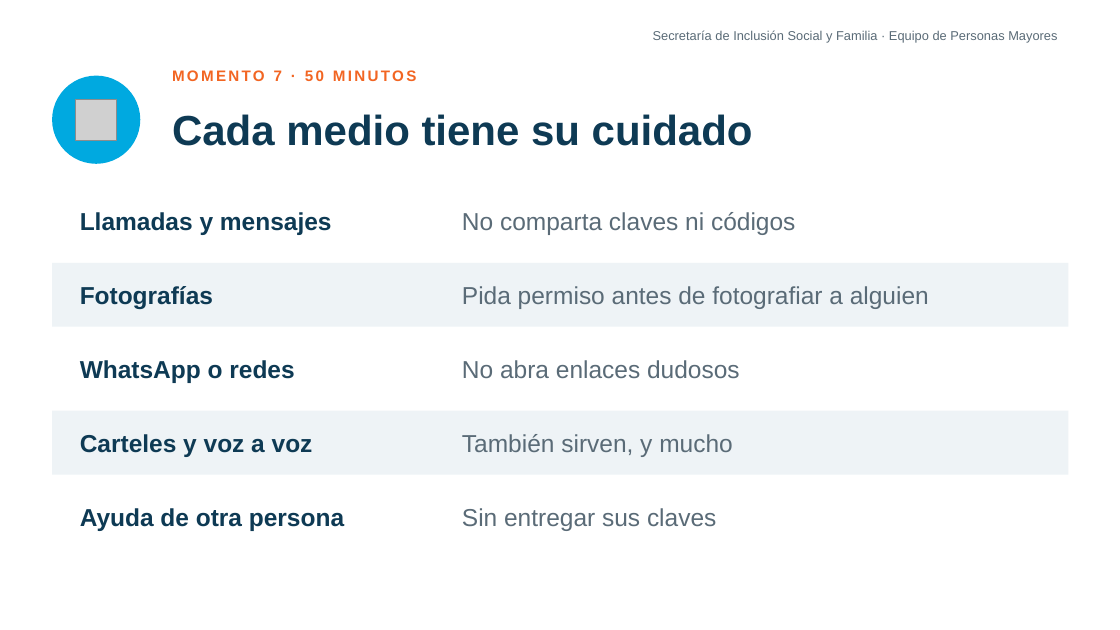
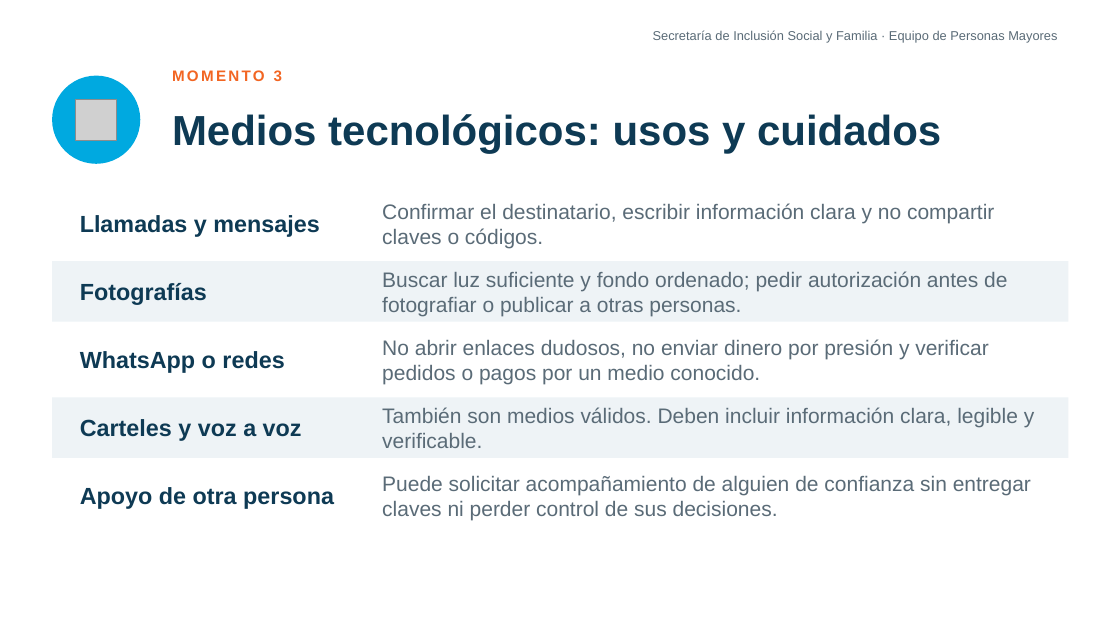
Before and after one commit to alquimia7ia-blip/Alquimia, a slide deck: slide 9 of docs/proyectos/personas-mayores/PPT_Sesion_5_Tecnologia_y_Dinero.pptx (slide 14 before the commit). Drawn at 1120x630 pixels with LibreOffice and Linux fonts; fonts in the diff are those of the drawing; grey boxes stand for pictures. Boxes give left, top, right and bottom in pixels: in the first picture for what was removed or moved away, otherwise in the second. Text is boxed around its words. In the diff, an @@ line names an element or a change of style, - is before the commit and + after.

```diff
--- a/docs/proyectos/personas-mayores/PPT_Sesion_5_Tecnologia_y_Dinero.pptx
+++ b/docs/proyectos/personas-mayores/PPT_Sesion_5_Tecnologia_y_Dinero.pptx
@@ text at [172,70,282,81]: text changed @@
-MOMENTO 7 · 50 MINUTOS
+MOMENTO 3
@@ text at [172,114,941,154]: text changed @@
-Cada medio tiene su cuidado
+Medios tecnológicos: usos y cuidados
@@ rectangle: place and size @@
-rectangle at [52,189,1069,253]
+rectangle at [52,193,1069,254]
@@ text at [382,203,994,248]: text changed; size 21 to 18 pt @@
-No comparta claves ni códigos
+Confirmar el destinatario, escribir información clara y no compartir claves o códigos.
@@ rectangle: place and size @@
-rectangle at [52,263,1069,327]
+rectangle at [52,261,1069,322]
@@ text at [382,271,1007,316]: text changed; size 21 to 18 pt @@
-Pida permiso antes de fotografiar a alguien
+Buscar luz suficiente y fondo ordenado; pedir autorización antes de fotografiar o publicar a otras personas.
@@ rectangle: place and size @@
-rectangle at [52,337,1069,401]
+rectangle at [52,329,1069,390]
@@ text "WhatsApp o redes": place and size @@
-text "WhatsApp o redes" at [80,360,294,383]
+text "WhatsApp o redes" at [80,351,284,373]
@@ text at [382,339,988,385]: text changed; size 21 to 18 pt @@
-No abra enlaces dudosos
+No abrir enlaces dudosos, no enviar dinero por presión y verificar pedidos o pagos por un medio conocido.
@@ rectangle: place and size @@
-rectangle at [52,411,1069,475]
+rectangle at [52,397,1069,458]
@@ size 21 to 20 pt in 4 elements at [80,215,319,237], [80,283,207,305], [80,351,284,373], [80,419,302,441] @@
@@ text "Carteles y voz a voz": place and size @@
-text "Carteles y voz a voz" at [80,434,313,457]
+text "Carteles y voz a voz" at [80,419,302,441]
@@ text at [382,407,1034,448]: text changed; size 21 to 18 pt @@
-También sirven, y mucho
+También son medios válidos. Deben incluir información clara, legible y verificable.
@@ rectangle: place and size @@
-rectangle at [52,485,1069,549]
+rectangle at [52,465,1069,526]
@@ text at [382,476,1031,521]: text changed; size 21 to 18 pt @@
-Sin entregar sus claves
+Puede solicitar acompañamiento de alguien de confianza sin entregar claves ni perder control de sus decisiones.
@@ text at [80,487,334,509]: text changed; size 21 to 20 pt @@
-Ayuda de otra persona
+Apoyo de otra persona
```
Also in this commit, not shown: 4 other slides changed, 22 slides added, 24 slides removed, 1 other file.
